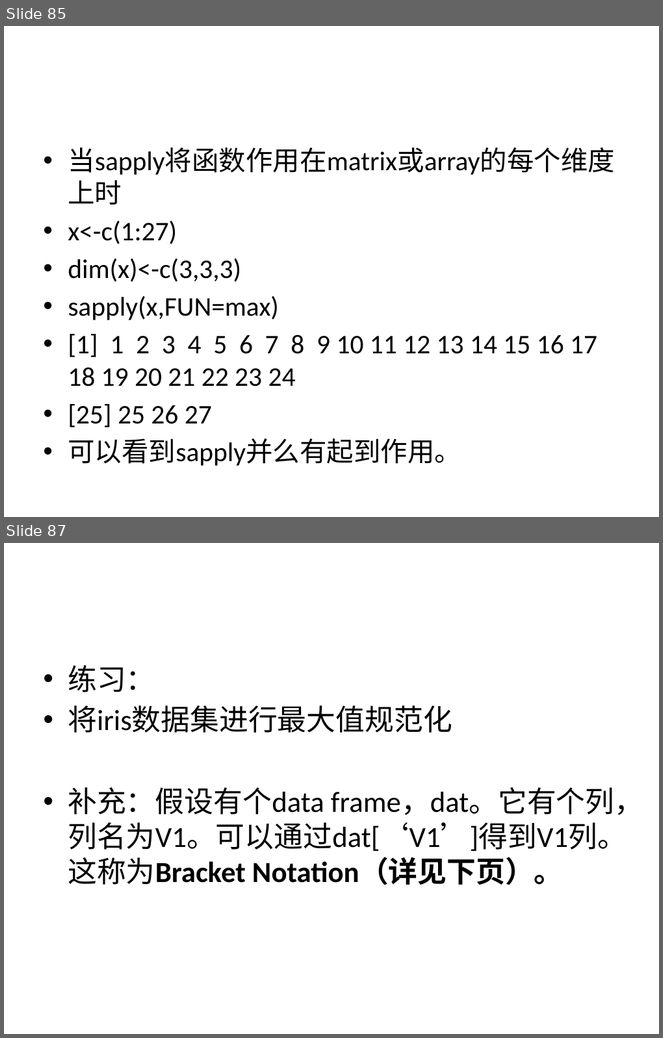
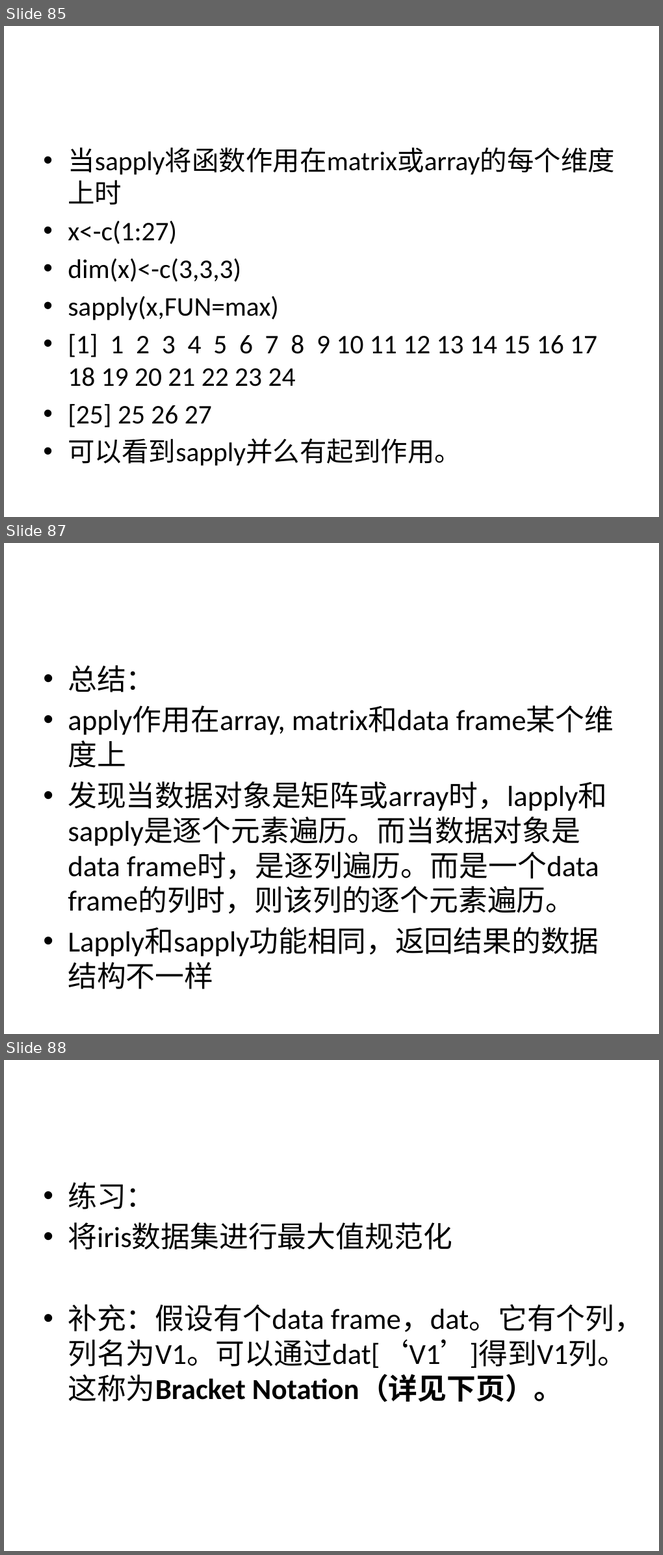
Before and after one commit to zsyzDec/bdm, a slide deck: 2-R基础.pptx. Shown one above the other, each under a label of ours: slides 85 and 87 before the commit, slides 85, 87 and 88 after it; the slides between them are not shown. The pictures are 663x1038 and 663x1555 pixels, drawn with LibreOffice and Linux fonts; fonts in the diff are those of the drawing. Boxes give left, top, right and bottom in pixels: in the first picture for what was removed or moved away, otherwise in the second. Text is boxed around its words. In the diff, an @@ line names an element or a change of style, - is before the commit and + after.

```diff
--- a/2-R基础.pptx
+++ b/2-R基础.pptx
@@ slide 87 added at bbox=[4, 543, 659, 1034], background #FFFFFF @@
@@ text added at bbox=[68, 665, 607, 990], 32 pt, text #000000 @@
+• 总结：
+• apply作用在array, matrix和data frame某个维度上
+• 发现当数据对象是矩阵或array时，lapply和sapply是逐个元素遍历。而当数据对象是data frame时，是逐列遍历。而是一个data frame的列时，则该列的逐个元素遍历。
+• Lapply和sapply功能相同，返回结果的数据结构不一样
@@ what was slide 87 is now slide 88 @@
```
Also in this commit, not shown: 7 slides changed, 1 other slide added, 1 slide removed.
